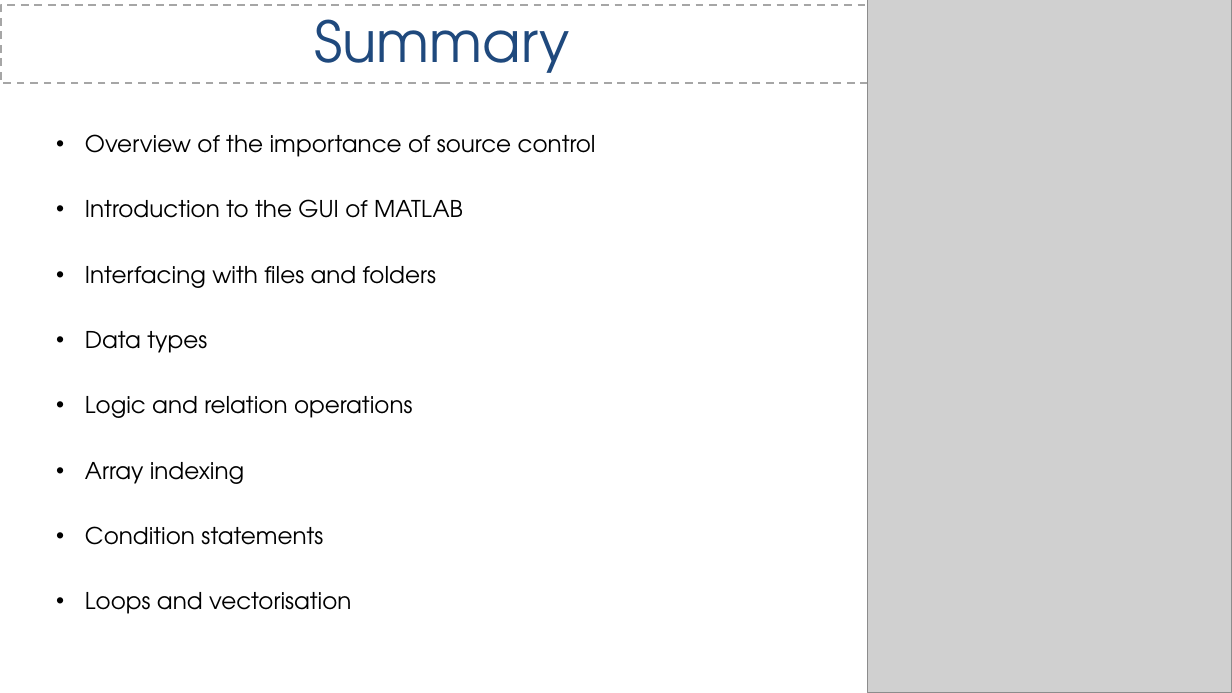
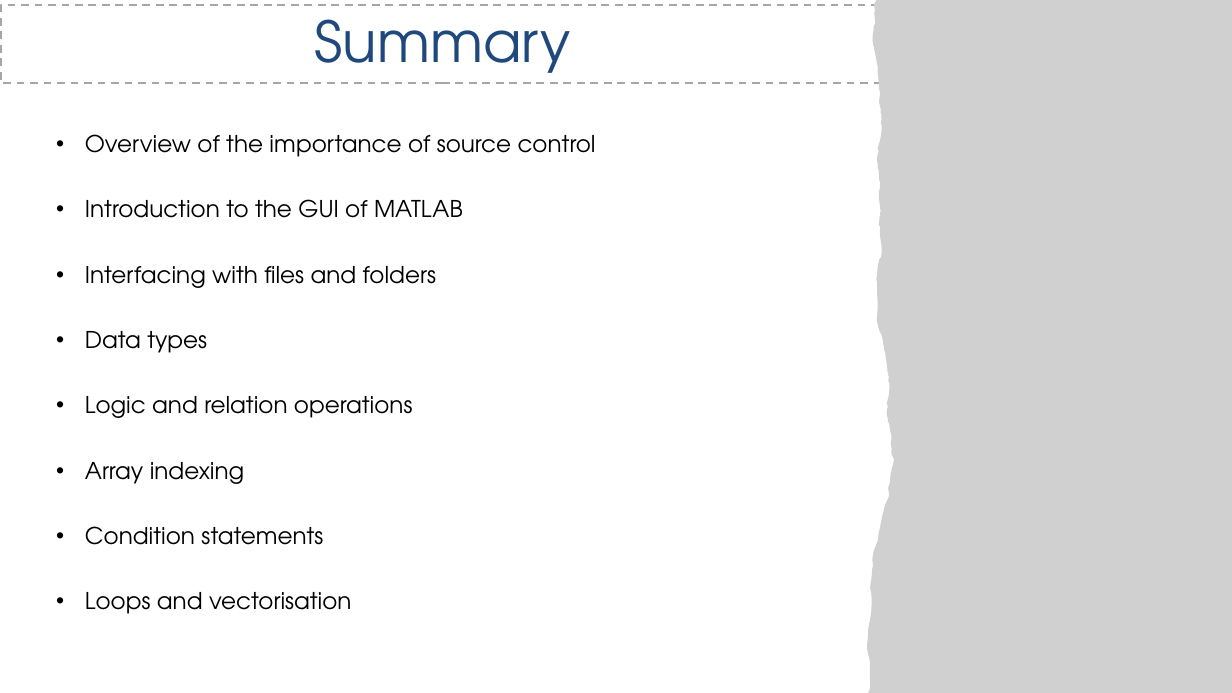
Before and after one commit to CatchmentSci/GEO8026, a slide deck: slide 21 of Block 01/slides/GEO8026_2022_23_Lecture1.pptx. Drawn at 1232x693 pixels with LibreOffice and Linux fonts; fonts in the diff are those of the drawing; grey boxes stand for pictures. Boxes give left, top, right and bottom in pixels: in the first picture for what was removed or moved away, otherwise in the second. Text is boxed around its words. In the diff, an @@ line names an element or a change of style, - is before the commit and + after.

```diff
--- a/Block 01/slides/GEO8026_2022_23_Lecture1.pptx
+++ b/Block 01/slides/GEO8026_2022_23_Lecture1.pptx
@@ picture at [867,0,1232,693]: outline redrawn @@
```
Also in this commit, not shown: 12 other slides changed, 5 other files.
